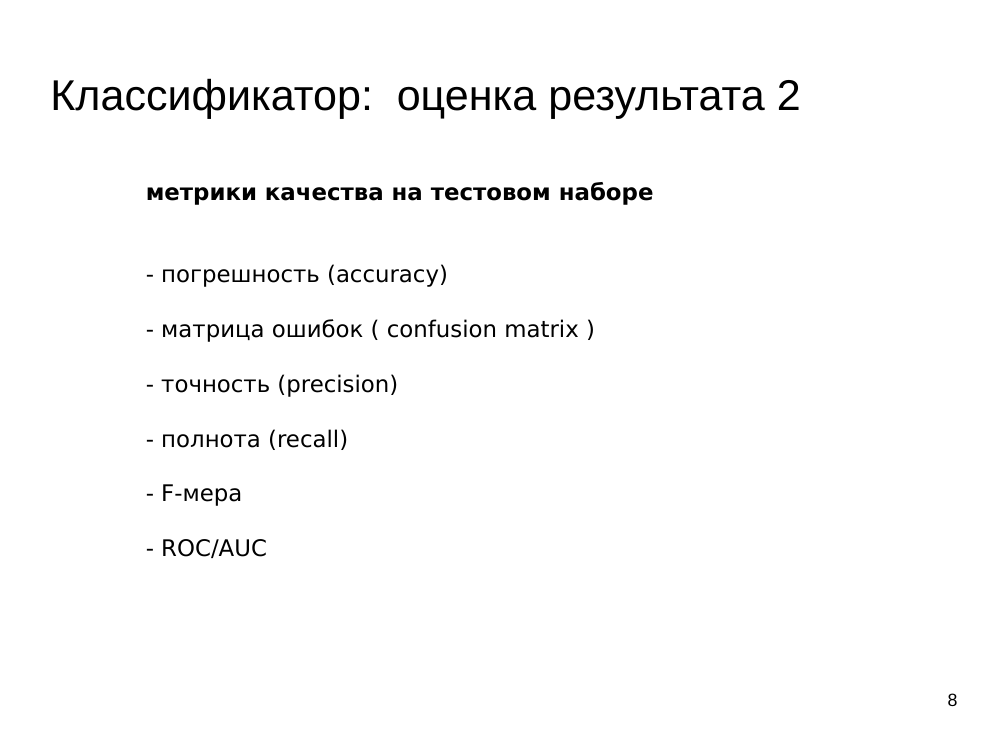
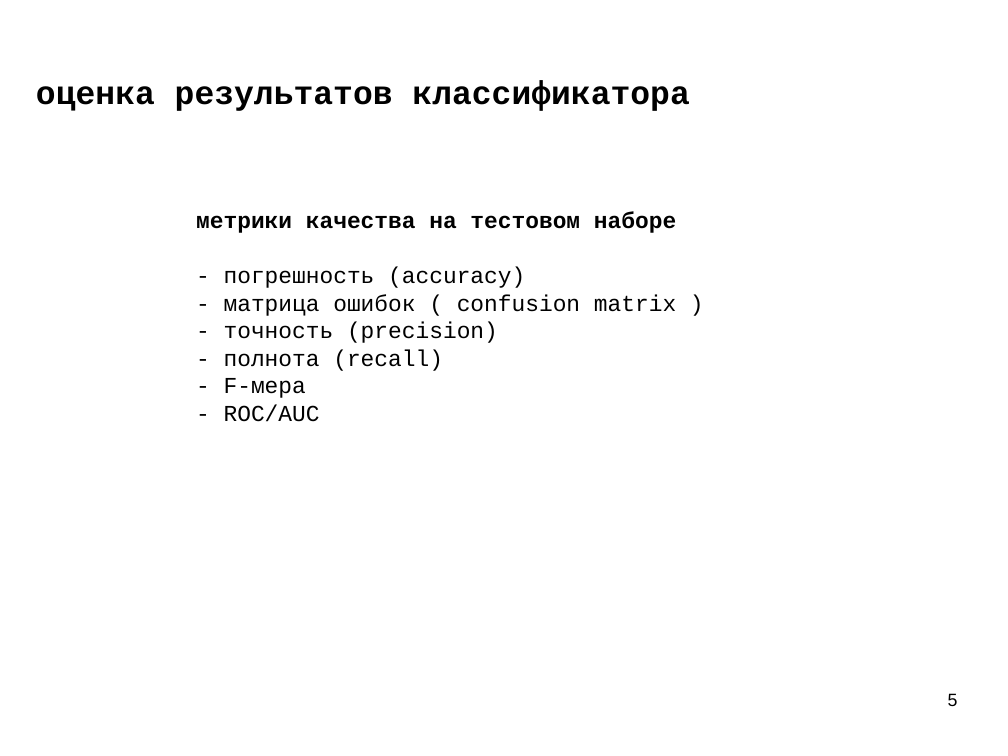
Before and after one commit to mechanoid5/ml_lectorium_legacy, a slide deck: slide 5 of 07-roc-auc.odp (slide 8 before the commit). Drawn at 1008x756 pixels with LibreOffice and Linux fonts; fonts in the diff are those of the drawing; background and template pictures are left out. Boxes give left, top, right and bottom in pixels: in the first picture for what was removed or moved away, otherwise in the second. Text is boxed around its words. In the diff, an @@ line names an element or a change of style, - is before the commit and + after.

```diff
--- a/07-roc-auc.odp
+++ b/07-roc-auc.odp
@@ title added at (36, 80, 689, 111), 26 pt, text #000000, bold @@
+оценка результатов классификатора
@@ title removed at (50, 78, 801, 118) @@
-Классификатор: оценка результата 2
@@ text "метрики качества на тестовом наборе": place and size @@
-text "метрики качества на тестовом наборе" at (146, 182, 654, 558)
+text "метрики качества на тестовом наборе" at (196, 212, 676, 422)
@@ text "метрики качества на тестовом наборе" at (196, 212, 676, 422): font DejaVu Sans to Courier New @@
@@ page number at (948, 693, 958, 706): text changed @@
-8
+5
```
Also in this commit, not shown: 14 other slides changed, 1 slide added, 4 slides removed, 1 other file.
